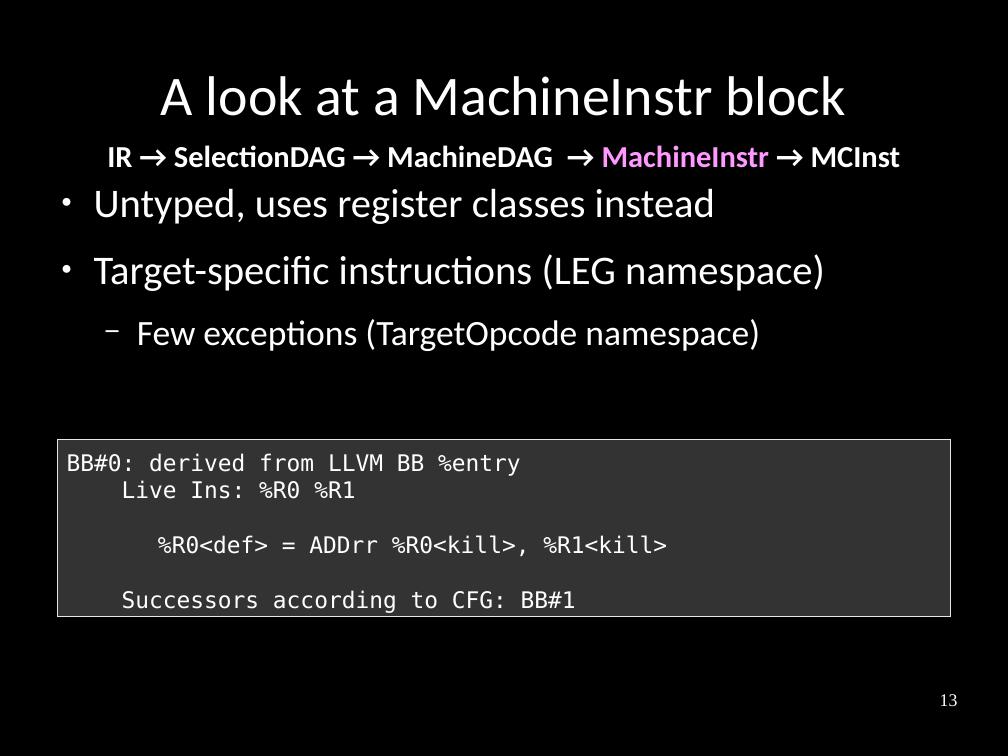
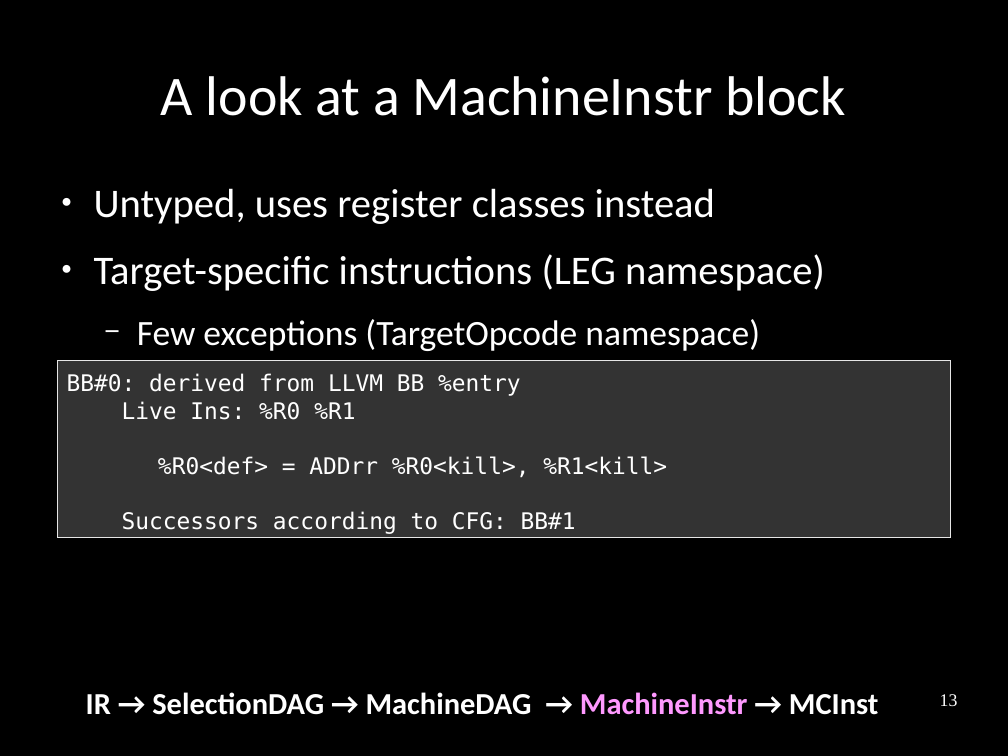
Before and after one commit to frasercrmck/llvm-leg, a slide deck: slide 13 of docs/Codeplay/Slides.odp. Drawn at 1008x756 pixels with LibreOffice and Linux fonts; fonts in the diff are those of the drawing. Boxes give left, top, right and bottom in pixels: in the first picture for what was removed or moved away, otherwise in the second. Text is boxed around its words. In the diff, an @@ line names an element or a change of style, - is before the commit and + after.

Commit message:
Fix layout.

```diff
--- a/docs/Codeplay/Slides.odp
+++ b/docs/Codeplay/Slides.odp
@@ rectangle "BB#0: derived from LLVM BB ...": place and size @@
-rectangle "BB#0: derived from LLVM BB ..." at [58,439,950,617]
+rectangle "BB#0: derived from LLVM BB ..." at [58,360,950,538]
@@ text "IR → SelectionDAG → MachineDAG ...": place and size @@
-text "IR → SelectionDAG → MachineDAG ..." at [107,145,901,168]
+text "IR → SelectionDAG → MachineDAG ..." at [86,692,879,715]
```
Also in this commit, not shown: 24 other slides changed.
